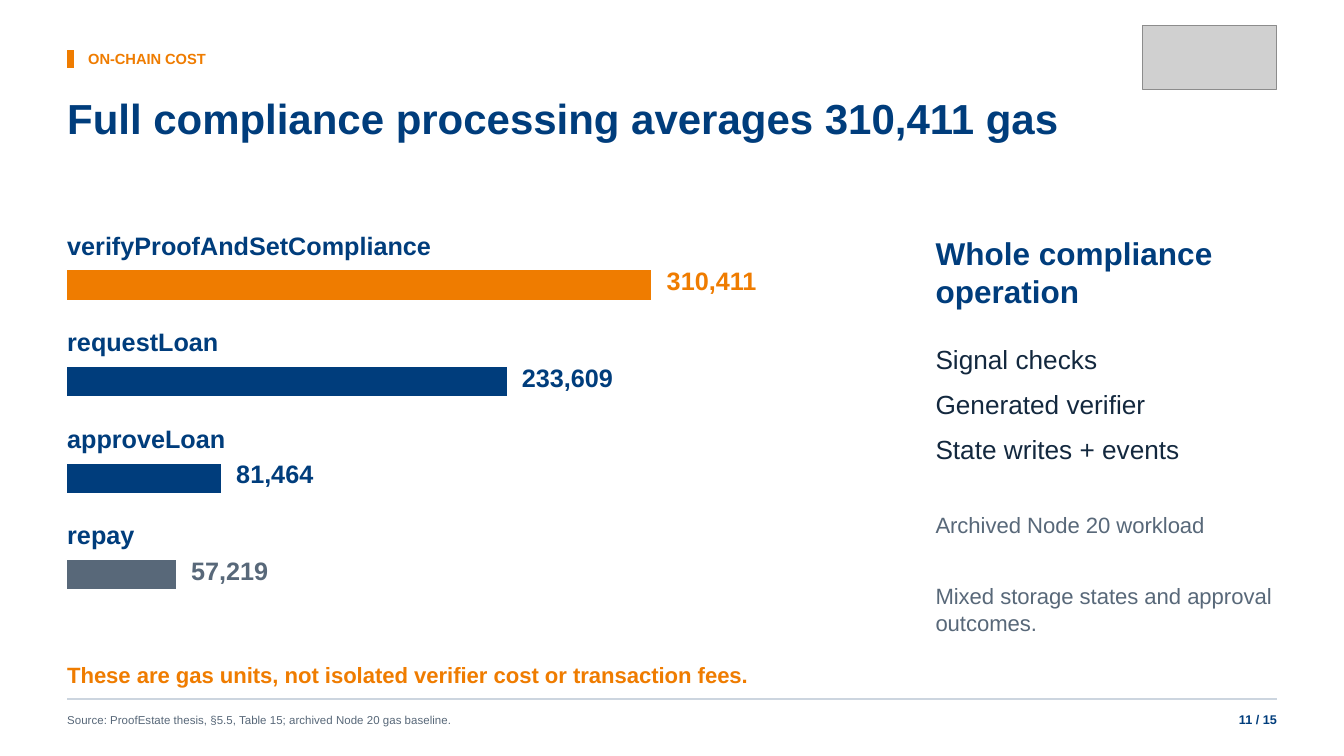
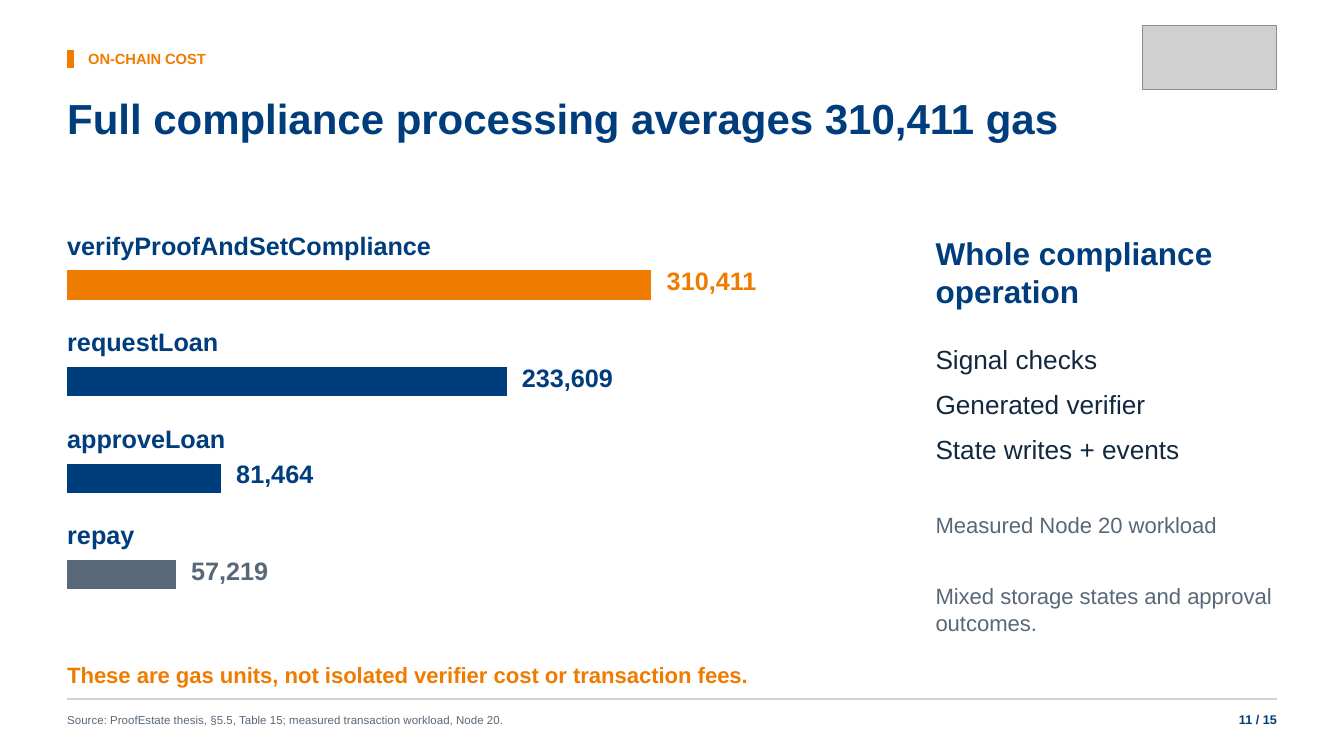
Before and after one commit to Alan42x/proofestate, a slide deck: slide 11 of slides/proofestate-nus-defense-presentation.pptx. Drawn at 1344x756 pixels with LibreOffice and Linux fonts; fonts in the diff are those of the drawing; grey boxes stand for pictures. Boxes give left, top, right and bottom in pixels: in the first picture for what was removed or moved away, otherwise in the second. Text is boxed around its words. In the diff, an @@ line names an element or a change of style, - is before the commit and + after.

Commit message:
Unify evaluation reporting and polish thesis and defense materials

```diff
--- a/slides/proofestate-nus-defense-presentation.pptx
+++ b/slides/proofestate-nus-defense-presentation.pptx
@@ text at bbox=[936, 517, 1217, 533]: text changed @@
-Archived Node 20 workload
+Measured Node 20 workload
@@ text at bbox=[67, 715, 503, 726]: text changed @@
-Source: ProofEstate thesis, §5.5, Table 15; archived Node 20 gas baseline.
+Source: ProofEstate thesis, §5.5, Table 15; measured transaction workload, Node 20.
```
Also in this commit, not shown: 10 other slides changed, 7 other files.
